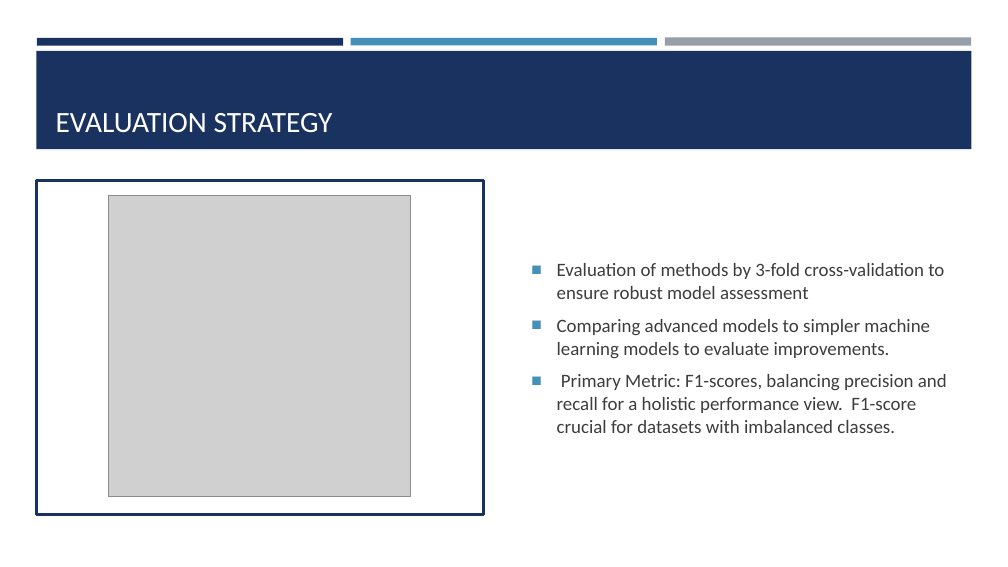
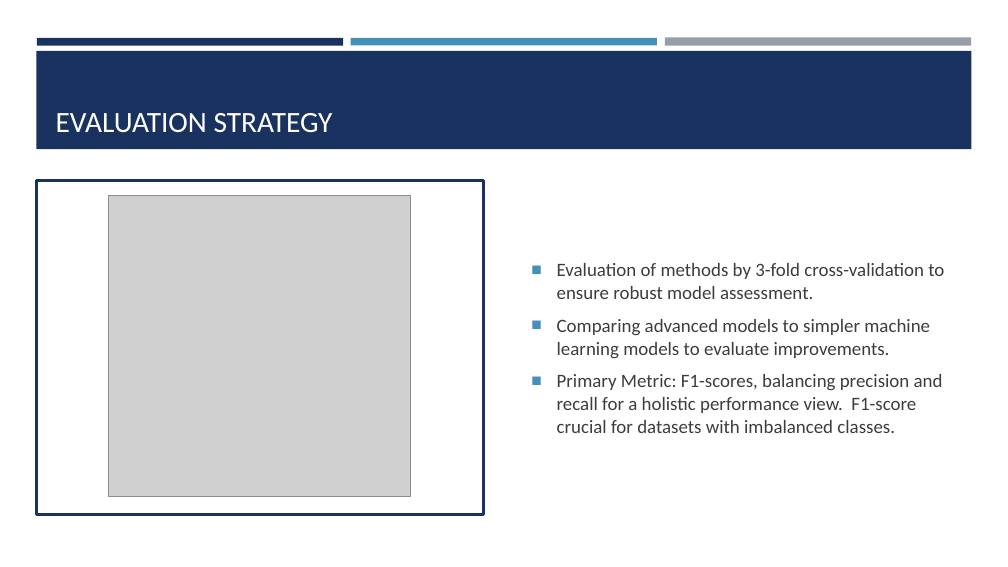
Before and after one commit to josefweibel/nlp-medical-project, a slide deck: slide 5 of presentations/Final Presentation.pptx. Drawn at 1008x567 pixels with LibreOffice and Linux fonts; fonts in the diff are those of the drawing; grey boxes stand for pictures. Boxes give left, top, right and bottom in pixels: in the first picture for what was removed or moved away, otherwise in the second. Text is boxed around its words. In the diff, an @@ line names an element or a change of style, - is before the commit and + after.

```diff
--- a/presentations/Final Presentation.pptx
+++ b/presentations/Final Presentation.pptx
@@ text at (x1=557, y1=263, x2=944, y2=299): text changed @@
-■ Evaluation of methods by 3-fold cross-validation to ensure robust model assessment
+■ Evaluation of methods by 3-fold cross-validation to ensure robust model assessment.
```
Also in this commit, not shown: 5 other slides changed, 5 slides added, 1 slide removed.
